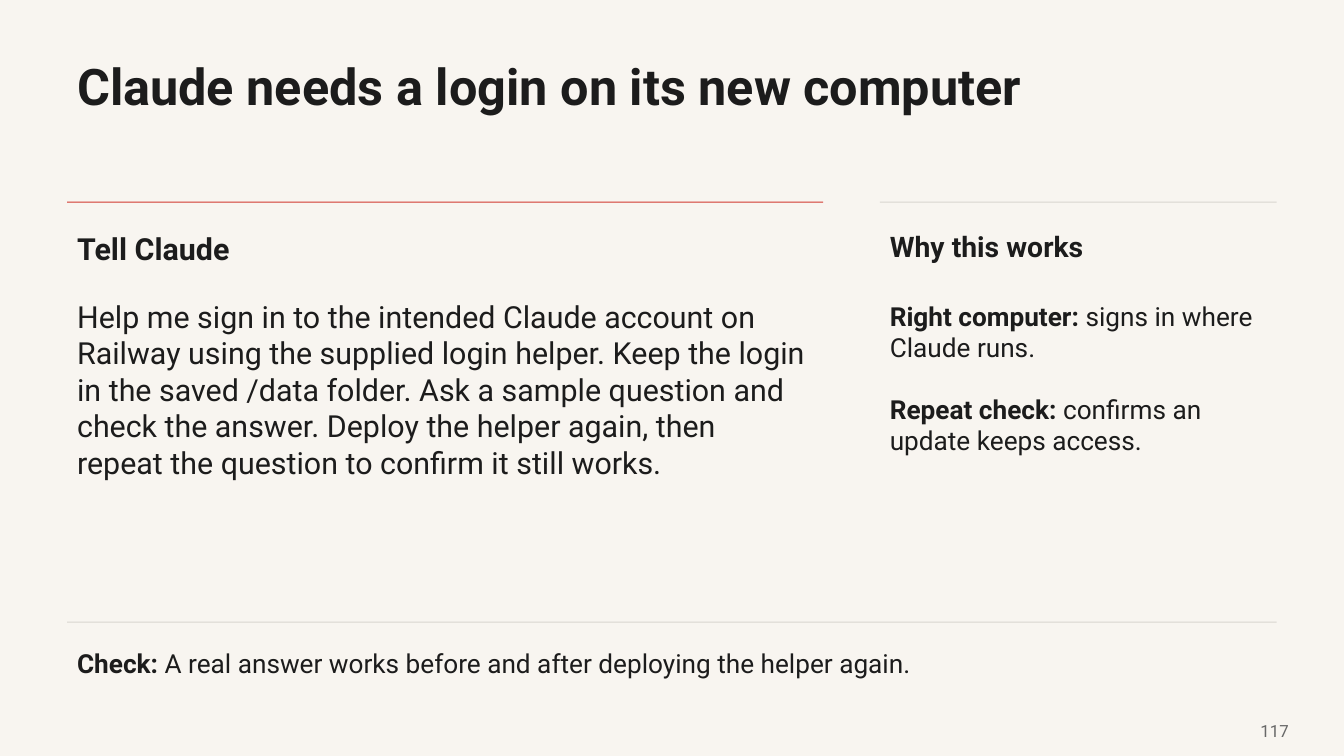
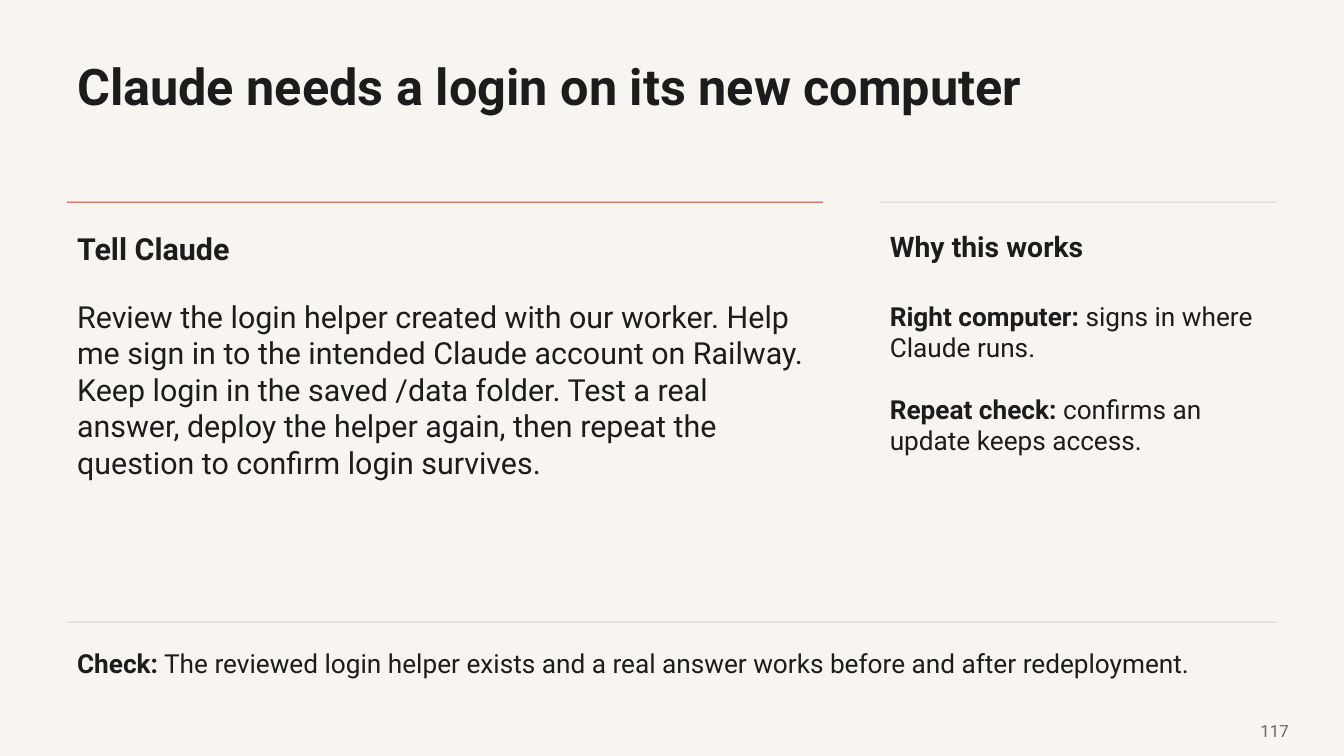
Before and after one commit to promptadvisers/claude-code-next-steps, a slide deck: slide 117 of slides/ClientDesk_Course_End_to_End.pptx. Drawn at 1344x756 pixels with LibreOffice and Linux fonts; fonts in the diff are those of the drawing. Boxes give left, top, right and bottom in pixels: in the first picture for what was removed or moved away, otherwise in the second. Text is boxed around its words. In the diff, an @@ line names an element or a change of style, - is before the commit and + after.

Commit message:
Revise course prompts and live checkpoints from independent Claude Desktop rehearsal

```diff
--- a/slides/ClientDesk_Course_End_to_End.pptx
+++ b/slides/ClientDesk_Course_End_to_End.pptx
@@ text at box(77, 305, 803, 481): text changed @@
-Help me sign in to the intended Claude account on Railway using the supplied login helper. Keep the login in the saved /data folder. Ask a sample question and check the answer. Deploy the helper again, then repeat the question to confirm it still works.
+Review the login helper created with our worker. Help me sign in to the intended Claude account on Railway. Keep login in the saved /data folder. Test a real answer, deploy the helper again, then repeat the question to confirm login survives.
@@ text at box(77, 653, 1189, 679): text changed @@
-Check: A real answer works before and after deploying the helper again.
+Check: The reviewed login helper exists and a real answer works before and after redeployment.
```
Also in this commit, not shown: 11 other slides changed, 16 other files.
